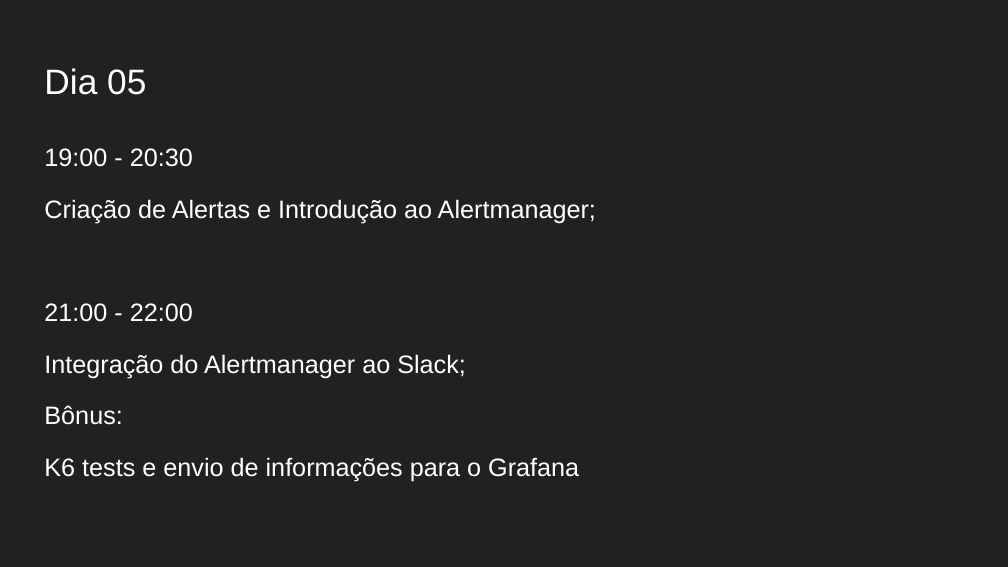
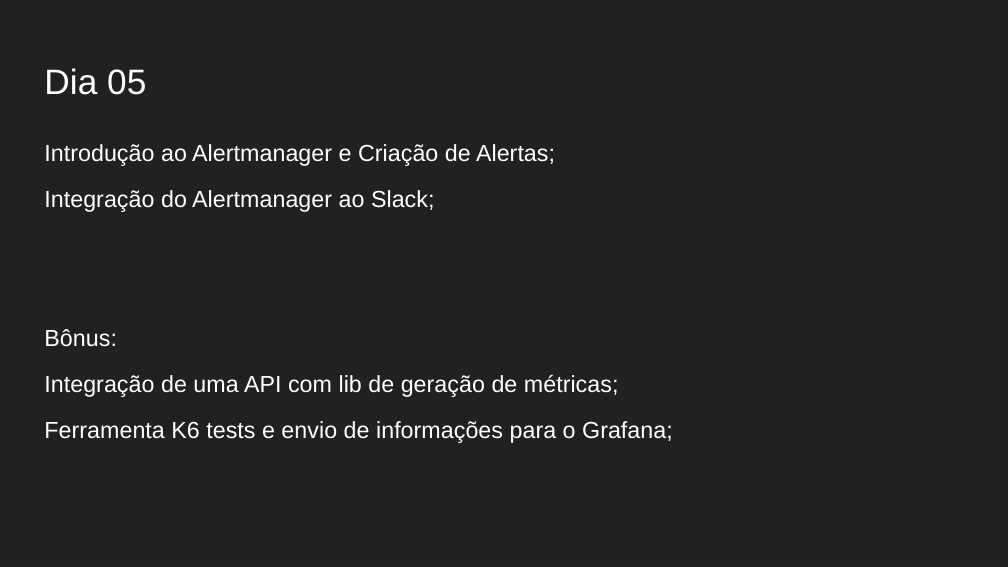
Before and after one commit to Gabrielgsn30/seminarios-docker-monitoramento, a slide deck: slide 8 of APRESENTAÇÃO/Práticas DevOps com Docker e Monitoramento do Ambiente.pptx. Drawn at 1008x567 pixels with LibreOffice and Linux fonts; fonts in the diff are those of the drawing. Boxes give left, top, right and bottom in pixels: in the first picture for what was removed or moved away, otherwise in the second. Text is boxed around its words. In the diff, an @@ line names an element or a change of style, - is before the commit and + after.

```diff
--- a/APRESENTAÇÃO/Práticas DevOps com Docker e Monitoramento do Ambiente.pptx
+++ b/APRESENTAÇÃO/Práticas DevOps com Docker e Monitoramento do Ambiente.pptx
@@ text at box(44, 144, 555, 166): text changed; size 18 to 16.6 pt @@
-19:00 - 20:30
-Criação de Alertas e Introdução ao Alertmanager;
-21:00 - 22:00
+Introdução ao Alertmanager e Criação de Alertas;
@@ text at box(44, 190, 434, 347): size 18 to 16.6 pt in "Integração do Alertmanager ao Slack;", "Bônus:"; line spacing 1.15 to 1.05 @@
@@ text at box(44, 375, 673, 443): text changed; size 18 to 16.6 pt @@
-K6 tests e envio de informações para o Grafana
+Integração de uma API com lib de geração de métricas;
+Ferramenta K6 tests e envio de informações para o Grafana;
```
Also in this commit, not shown: 5 other slides changed, 2 other files.
